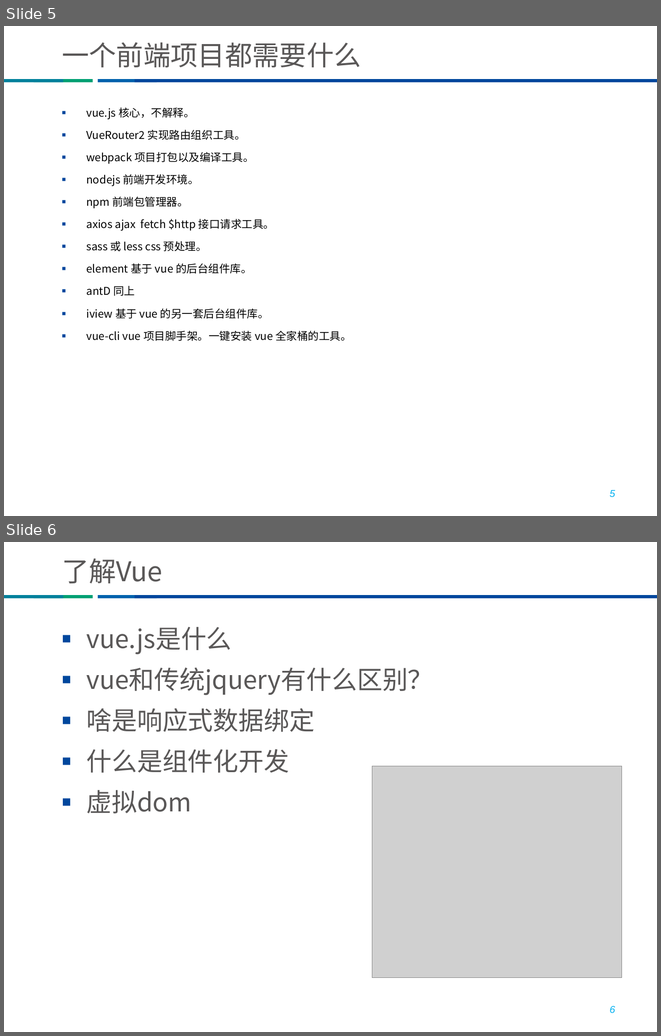
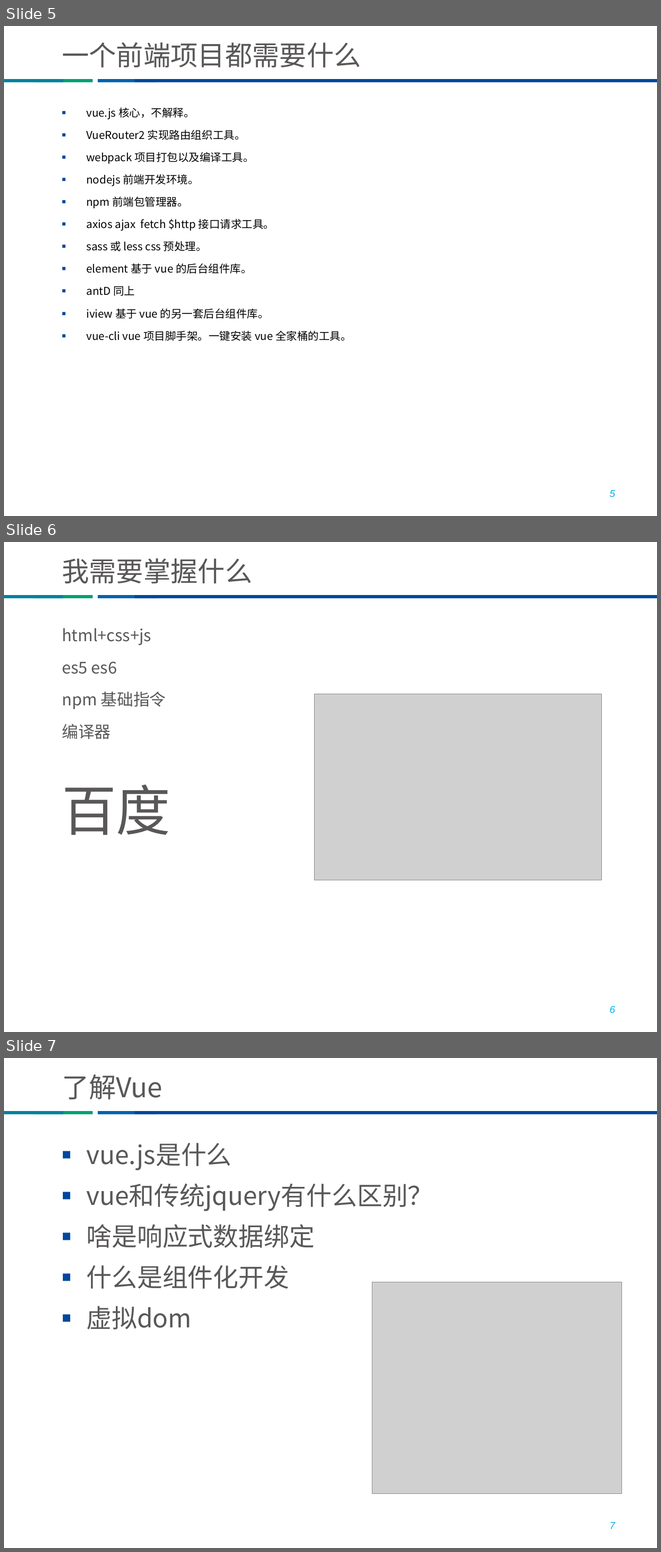
Before and after one commit to he8hepeng/thunisoftCli3, a slide deck: vue培训 v1.pptx. Shown one above the other, each under a label of ours: slides 5 and 6 before the commit, slides 5, 6 and 7 after it. The pictures are 661x1036 and 661x1552 pixels, drawn with LibreOffice and Linux fonts; fonts in the diff are those of the drawing; grey boxes stand for pictures; background and template pictures are left out. Boxes give left, top, right and bottom in pixels: in the first picture for what was removed or moved away, otherwise in the second. Text is boxed around its words. In the diff, an @@ line names an element or a change of style, - is before the commit and + after.

```diff
--- a/vue培训 v1.pptx
+++ b/vue培训 v1.pptx
@@ slide 6 added at [4, 542, 657, 1032], background #FFFFFF; not listed: 4 template elements that a slide beside it also shows @@
@@ title added at [62, 558, 252, 584], 30 pt, text #595757 @@
+我需要掌握什么
@@ text added at [62, 628, 170, 835], 18 pt, text #595757 @@
+html+css+js
+es5 es6
+npm 基础指令
+编译器
+百度
@@ picture added at [314, 694, 601, 880] @@
@@ page number added at [610, 1006, 615, 1013], 11 pt, text #00B0F0, italic @@
+6
@@ what was slide 6 is now slide 7 @@
@@ page number at [610, 1522, 615, 1529]: text changed @@
-6
+7
```
Also in this commit, not shown: 1 slide changed, 2 other slides added, 10 other files.
